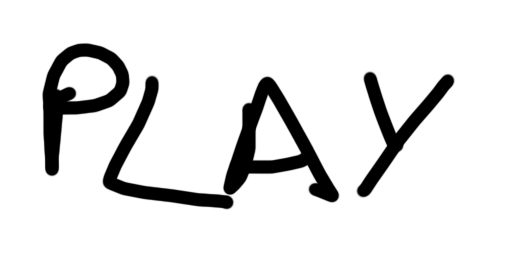
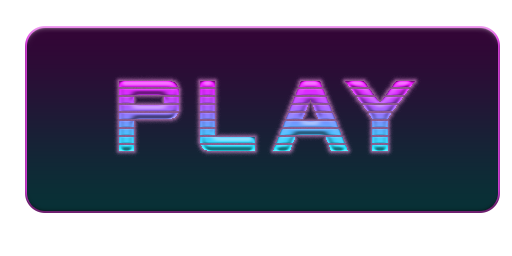
Revision of a layered 512×256 image; what changed, layer by layer:
added layer "PLAY" above "Rounded Rectangle 1" over (119, 81, 415, 151)
added layer "Rounded Rectangle 1" above "Background" over (25, 26, 500, 213)
